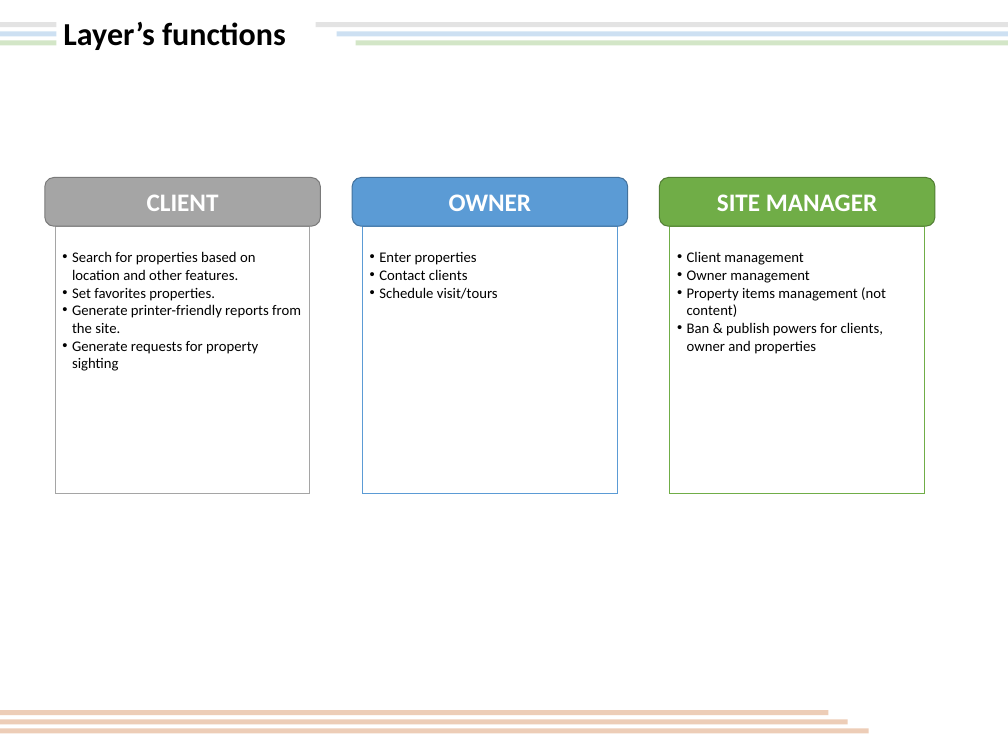
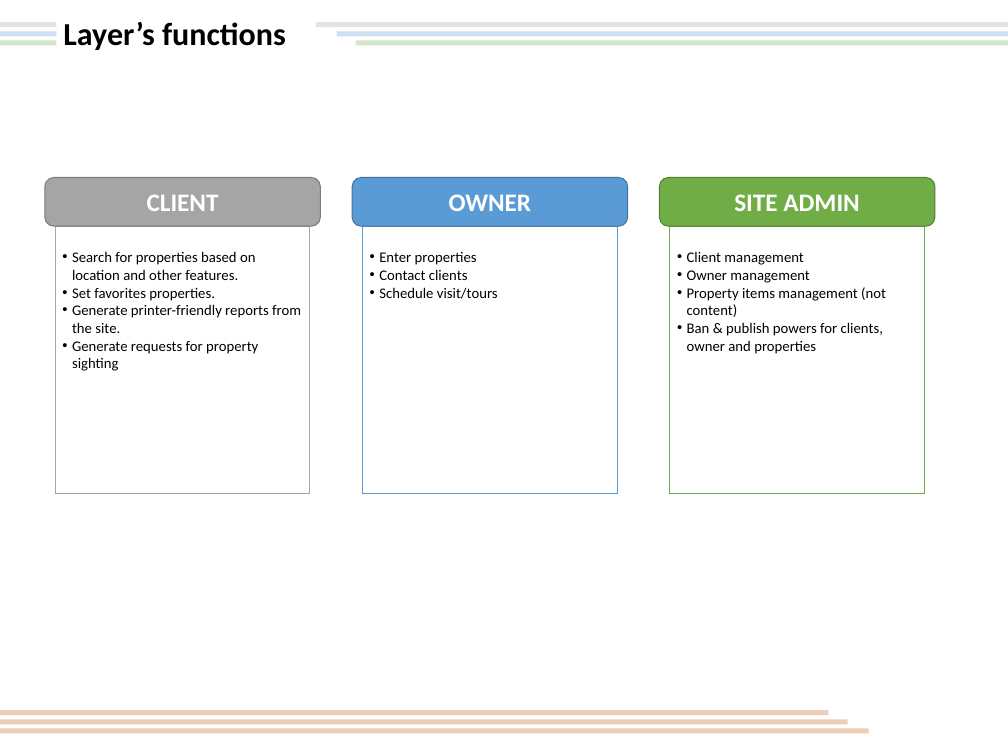
Before and after one commit to AnthonyVerde/group-project-2, a slide deck: slide 2 of ProjectIdea_2.pptx. Drawn at 1008x756 pixels with LibreOffice and Linux fonts; fonts in the diff are those of the drawing. Boxes give left, top, right and bottom in pixels: in the first picture for what was removed or moved away, otherwise in the second. Text is boxed around its words. In the diff, an @@ line names an element or a change of style, - is before the commit and + after.

```diff
--- a/ProjectIdea_2.pptx
+++ b/ProjectIdea_2.pptx
@@ text in rounded rectangle at [734,194,859,211]: text changed @@
-SITE MANAGER
+SITE ADMIN
```
Also in this commit, not shown: 3 other slides changed, 2 slides added, 9 other files.
